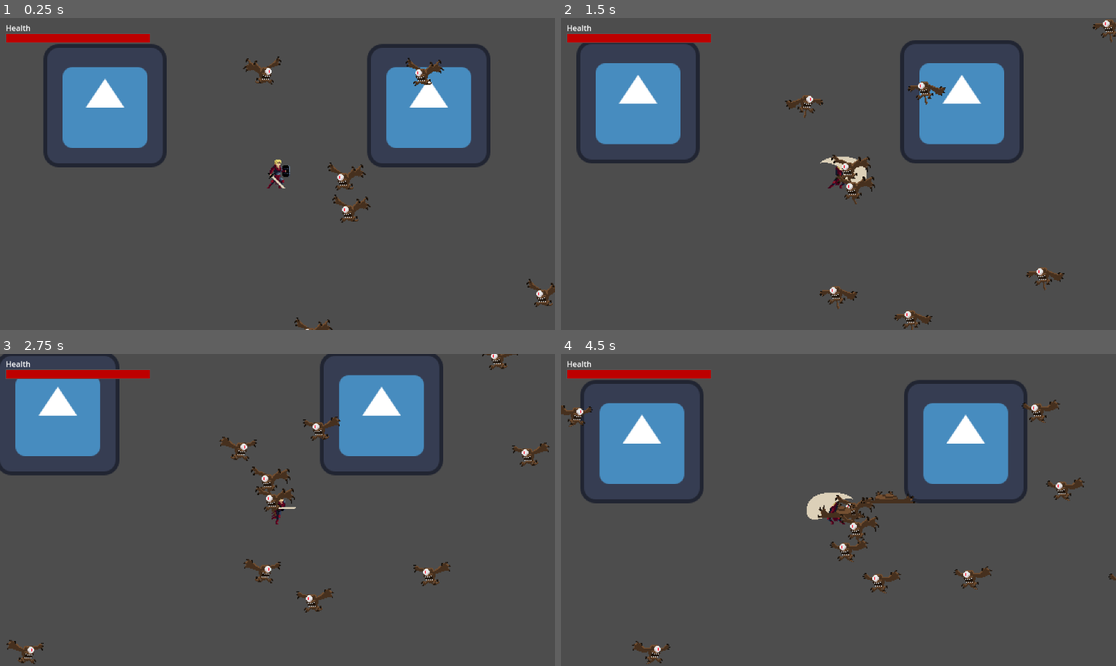
Above: before the commit, frames 1-4 (two rows, left to right).
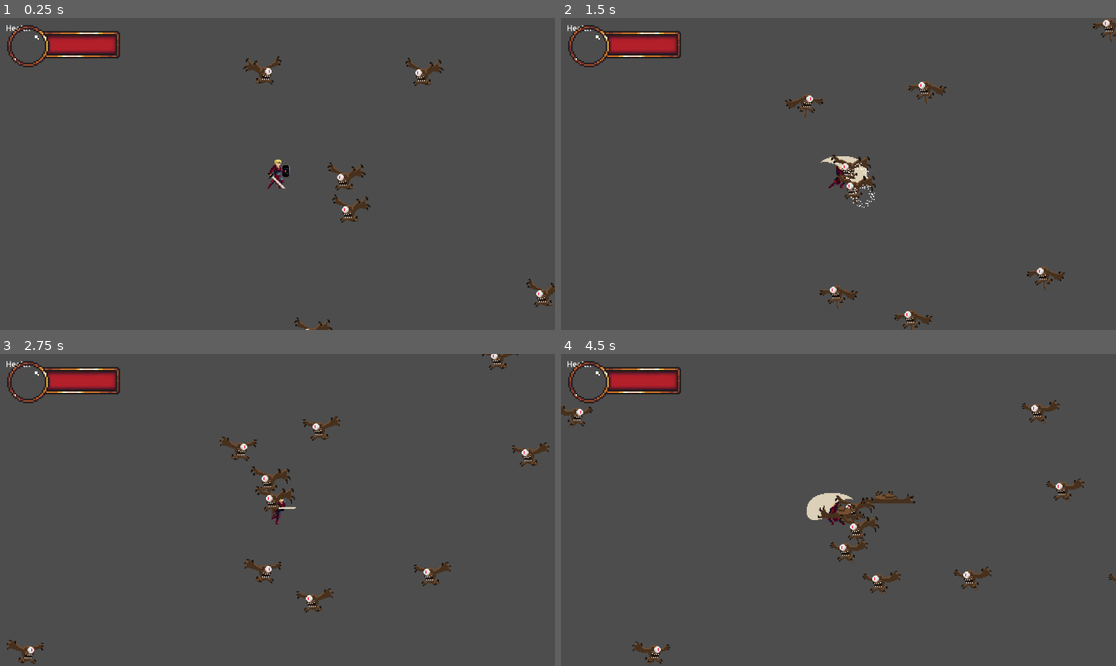
Above: after the commit, the same moments.

Repository: PolyBytes/Jame-Gam-39
Game: Godot game, scene res://Levels/Prototyping.tscn
Two runs of this game, one before a commit and one after it. Both use one fixed random seed, a clock stepped at 60 frames per second and the inputs below. The engine's default icon, where the game draws it, is replaced by a stand-in: a white triangle on a blue panel in a dark square.
Inputs (mouse positions are in pixels of both pictures, inside the frame that each line leads up to):
- Up to frame 1 (0.25 s): no input
- Up to frame 2 (1.5 s): move the mouse to (960, 158) at 0.52 s; hold D (move_right) 0.53-1.28 s; click (960, 158) at 0.6 s; move the mouse to (727, 189) at 1.27 s; hold S (move_down) from 1.28 s (still down); click (727, 189) at 1.35 s
- Up to frame 3 (2.75 s): move the mouse to (333, 441) at 2.02 s; release S (move_down) at 2.03 s; hold D (move_right) from 2.03 s (still down); click (333, 441) at 2.1 s
- Up to frame 4 (4.5 s): move the mouse to (810, 572) at 2.77 s; release D (move_right) at 2.78 s; hold W (move_up) 2.78-3.53 s; click (810, 572) at 2.85 s; move the mouse to (1005, 556) at 3.52 s; hold A (move_left) from 3.53 s (still down); click (1005, 556) at 3.6 s; move the mouse to (672, 463) at 4.27 s; click (672, 463) at 4.35 s

The runs differ from the first frame. In frame 1, 11% of the frame differs, in the area x 1-89%, y 2-48%; in frame 2, 12%; in frame 3, 11%; in frame 4, 12%, in the area x 0-100%, y 2-100%.

Commit message:
add: particles on attack and camera shake with little ui update

Diff:
--- a/Enemies/Flying-Eye/FlyingEye.tscn
+++ b/Enemies/Flying-Eye/FlyingEye.tscn
@@ -82,9 +82,37 @@
 "update": 1,
 "values": [16, 17, 18, 19]
 }
+tracks/1/type = "value"
+tracks/1/imported = false
+tracks/1/enabled = true
+tracks/1/path = NodePath("CPUParticles2D:emitting")
+tracks/1/interp = 1
+tracks/1/loop_wrap = true
+tracks/1/keys = {
+"times": PackedFloat32Array(0.1),
+"transitions": PackedFloat32Array(1),
+"update": 1,
+"values": [true]
+}
+
+[sub_resource type="Animation" id="Animation_jgs5y"]
+length = 0.001
+tracks/0/type = "value"
+tracks/0/imported = false
+tracks/0/enabled = true
+tracks/0/path = NodePath("CPUParticles2D:emitting")
+tracks/0/interp = 1
+tracks/0/loop_wrap = true
+tracks/0/keys = {
+"times": PackedFloat32Array(0),
+"transitions": PackedFloat32Array(1),
+"update": 1,
+"values": [false]
+}
 
 [sub_resource type="AnimationLibrary" id="AnimationLibrary_wdqqu"]
 _data = {
+"RESET": SubResource("Animation_jgs5y"),
 "attack": SubResource("Animation_o67j0"),
 "death": SubResource("Animation_7fpdq"),
 "idle": SubResource("Animation_2cqkv"),
@@ -136,8 +164,9 @@
 states/idle/node = SubResource("AnimationNodeAnimation_hwbct")
 states/idle/position = Vector2(507, 171)
 states/take_damage/node = SubResource("AnimationNodeAnimation_k6jgb")
-states/take_damage/position = Vector2(609, 269)
+states/take_damage/position = Vector2(608, 269)
 transitions = ["Start", "idle", SubResource("AnimationNodeStateMachineTransition_3165y"), "idle", "death", SubResource( …(516 unchanged characters)…
+graph_offset = Vector2(192, 131)
 
 [node name="FlyingEye" type="Area2D"]
 z_index = 4
@@ -161,6 +190,9 @@
 }
 
 [node name="AnimationTree" type="AnimationTree" parent="."]
+libraries = {
+"": SubResource("AnimationLibrary_wdqqu")
+}
 tree_root = SubResource("AnimationNodeStateMachine_6cvl2")
 anim_player = NodePath("../AnimationPlayer")
 
@@ -169,4 +201,15 @@
 one_shot = true
 autostart = true
 
+[node name="CPUParticles2D" type="CPUParticles2D" parent="."]
+emitting = false
+amount = 60
+one_shot = true
+speed_scale = 4.0
+explosiveness = 1.0
+spread = 180.0
+gravity = Vector2(0, 0)
+initial_velocity_min = 25.0
+initial_velocity_max = 50.0
+
 [connection signal="animation_finished" from="AnimationTree" to="." method="_on_animation_tree_animation_finished"]
--- a/Levels/Prototyping.tscn
+++ b/Levels/Prototyping.tscn
@@ -1,16 +1,7 @@
-[gd_scene load_steps=3 format=3 uid="uid://cdlauat43712e"]
+[gd_scene load_steps=2 format=3 uid="uid://cdlauat43712e"]
 
 [ext_resource type="PackedScene" uid="uid://wtvoou0ci41m" path="res://Player/Player.tscn" id="1_wjuan"]
-[ext_resource type="Texture2D" uid="uid://be4c7wpiyxvf1" path="res://icon.svg" id="2_7cvii"]
 
 [node name="Prototyping" type="Node2D"]
 
 [node name="Player" parent="." instance=ExtResource("1_wjuan")]
-
-[node name="Icon" type="Sprite2D" parent="."]
-position = Vector2(-179, -71)
-texture = ExtResource("2_7cvii")
-
-[node name="Icon2" type="Sprite2D" parent="."]
-position = Vector2(157, -71)
-texture = ExtResource("2_7cvii")
--- a/Player/HUD.gd
+++ b/Player/HUD.gd
@@ -1,9 +1,9 @@
 extends Control
 
-var health_bar_width: int
+var health_bar_percent: int
 
 func _ready():
-	health_bar_width = %HealthValue.size.x
+	health_bar_percent = %HealthValue.value
 
 func _on_player_health_changed(new_health, max_health):
-	%HealthValue.size.x = (new_health as float / max_health) * health_bar_width
+	%HealthValue.value = (new_health as float / max_health) * health_bar_percent
--- a/Player/HUD.tscn
+++ b/Player/HUD.tscn
@@ -1,6 +1,9 @@
-[gd_scene load_steps=2 format=3 uid="uid://b3kfblmkpt121"]
+[gd_scene load_steps=5 format=3 uid="uid://b3kfblmkpt121"]
 
 [ext_resource type="Script" path="res://Player/HUD.gd" id="1_u4wss"]
+[ext_resource type="Texture2D" uid="uid://ca5rfh2cl1ruc" path="res://Player/under.png" id="2_1kpxq"]
+[ext_resource type="Texture2D" uid="uid://coo4iejre0yc5" path="res://Player/over.png" id="3_msn6f"]
+[ext_resource type="Texture2D" uid="uid://vwegu1ily8iq" path="res://Player/progress.png" id="4_j63tp"]
 
 [node name="Hud" type="Control"]
 layout_mode = 3
@@ -18,28 +21,6 @@
 offset_right = 9.0
 offset_bottom = 9.0
 
-[node name="Background" type="ColorRect" parent="HealthBar"]
-layout_mode = 1
-anchors_preset = 15
-anchor_right = 1.0
-anchor_bottom = 1.0
-offset_left = 3.0
-offset_top = 23.0
-offset_right = 303.0
-offset_bottom = 43.0
-grow_horizontal = 2
-grow_vertical = 2
-color = Color(0.344076, 0.344076, 0.344076, 1)
-
-[node name="HealthValue" type="ColorRect" parent="HealthBar"]
-unique_name_in_owner = true
-layout_mode = 1
-offset_left = 4.0
-offset_top = 24.0
-offset_right = 302.0
-offset_bottom = 42.0
-color = Color(0.739789, 2.00946e-06, 5.77569e-07, 1)
-
 [node name="Label" type="Label" parent="HealthBar"]
 layout_mode = 0
 offset_left = 3.0
@@ -47,3 +28,14 @@
 offset_bottom = 23.0
 theme_override_font_sizes/font_size = 16
 text = "Health"
+
+[node name="HealthValue" type="TextureProgressBar" parent="HealthBar"]
+unique_name_in_owner = true
+layout_mode = 0
+offset_right = 40.0
+offset_bottom = 40.0
+scale = Vector2(3, 3)
+value = 100.0
+texture_under = ExtResource("2_1kpxq")
+texture_over = ExtResource("3_msn6f")
+texture_progress = ExtResource("4_j63tp")
--- a/Player/Player.gd
+++ b/Player/Player.gd
@@ -1,6 +1,14 @@
 class_name Player extends CharacterBody2D
 
 signal health_changed(new_health: int, max_health: int)
+
+@export var SHAKE_STRENGTH: float = 60.0
+@export var SHAKE_DECAY_RATE: float = 5.0
+
+@onready var camera = $Camera2D
+@onready var rand = RandomNumberGenerator.new()
+
+var shake_strength: float = 0.0
 
 const MAX_VELOCITY = 100.0
 const ACCELERATION = 1000.0
@@ -25,6 +33,19 @@
 	handle_animation_states()
 	handle_attacking()
 	move_and_slide()
+
+func _process(delta: float) -> void:
+	shake_strength = lerp(shake_strength, 0.0, SHAKE_DECAY_RATE * delta)
+	camera.offset = get_random_offset()
+
+func get_random_offset() -> Vector2:
+	return Vector2(
+		rand.randf_range(-shake_strength, shake_strength),
+		rand.randf_range(-shake_strength, shake_strength)
+	)
+
+func apply_shake() -> void:
+	shake_strength = SHAKE_STRENGTH
 
 func handle_input() -> Vector2:
 	var horizontal_direction: float = Input.get_axis("move_left", "move_right")
@@ -75,6 +96,7 @@
 
 	if Input.is_action_just_pressed("attack_primary"):
 		animation_state.travel("attack")
+		apply_shake()
 		return
 
 	if velocity.length() > 0:
--- a/Player/Player.tscn
+++ b/Player/Player.tscn
@@ -3,88 +3,6 @@
 [ext_resource type="Script" path="res://Player/Player.gd" id="1_ojtx6"]
 [ext_resource type="PackedScene" uid="uid://b3kfblmkpt121" path="res://Player/HUD.tscn" id="2_b6hyq"]
 [ext_resource type="Texture2D" uid="uid://d3k7sj3qdya0p" path="res://Player/Player-Sprite-Sheet.png" id="2_p5cep"]
-
-[sub_resource type="Animation" id="Animation_lhudw"]
-resource_name = "block"
-length = 0.7
-tracks/0/type = "value"
-tracks/0/imported = false
-tracks/0/enabled = true
-tracks/0/path = NodePath(".:frame")
-tracks/0/interp = 1
-tracks/0/loop_wrap = true
-tracks/0/keys = {
-"times": PackedFloat32Array(0, 0.1, 0.2, 0.3, 0.4, 0.5, 0.6),
-"transitions": PackedFloat32Array(1, 1, 1, 1, 1, 1, 1),
-"update": 1,
-"values": [60, 61, 62, 63, 64, 65, 66]
-}
-
-[sub_resource type="Animation" id="Animation_7d3rb"]
-resource_name = "death"
-length = 1.5
-tracks/0/type = "value"
-tracks/0/imported = false
-tracks/0/enabled = true
-tracks/0/path = NodePath(".:frame")
-tracks/0/interp = 1
-tracks/0/loop_wrap = true
-tracks/0/keys = {
-"times": PackedFloat32Array(0, 0.1, 0.2, 0.3, 0.4, 0.5, 0.6, 0.7, 0.8, 0.9, 1, 1.1, 1.2, 1.3, 1.4),
-"transitions": PackedFloat32Array(1, 1, 1, 1, 1, 1, 1, 1, 1, 1, 1, 1, 1, 1, 1),
-"update": 1,
-"values": [30, 31, 32, 33, 34, 35, 36, 37, 38, 39, 40, 41, 42, 43, 44]
-}
-
-[sub_resource type="Animation" id="Animation_uqhs0"]
-resource_name = "idle"
-length = 1.5
-loop_mode = 1
-tracks/0/type = "value"
-tracks/0/imported = false
-tracks/0/enabled = true
-tracks/0/path = NodePath(".:frame")
-tracks/0/interp = 1
-tracks/0/loop_wrap = true
-tracks/0/keys = {
-"times": PackedFloat32Array(0, 0.1, 0.2, 0.3, 0.4, 0.5, 0.6, 0.7, 0.8, 0.9, 1, 1.1, 1.2, 1.3, 1.4),
-"transitions": PackedFloat32Array(1, 1, 1, 1, 1, 1, 1, 1, 1, 1, 1, 1, 1, 1, 1),
-"update": 1,
-"values": [0, 1, 2, 3, 4, 5, 6, 7, 8, 9, 10, 11, 12, 13, 14]
-}
-
-[sub_resource type="Animation" id="Animation_hh18d"]
-resource_name = "roll"
-length = 1.5
-tracks/0/type = "value"
-tracks/0/imported = false
-tracks/0/enabled = true
-tracks/0/path = NodePath(".:frame")
-tracks/0/interp = 1
-tracks/0/loop_wrap = true
-tracks/0/keys = {
-"times": PackedFloat32Array(0, 0.1, 0.2, 0.3, 0.4, 0.5, 0.6, 0.7, 0.8, 0.9, 1, 1.1, 1.2, 1.3, 1.4),
-"transitions": PackedFloat32Array(1, 1, 1, 1, 1, 1, 1, 1, 1, 1, 1, 1, 1, 1, 1),
-"update": 1,
-"values": [45, 46, 47, 48, 49, 50, 51, 52, 53, 54, 55, 56, 57, 58, 59]
-}
-
-[sub_resource type="Animation" id="Animation_g5cwd"]
-resource_name = "run"
-length = 0.8
-loop_mode = 1
-tracks/0/type = "value"
-tracks/0/imported = false
-tracks/0/enabled = true
-tracks/0/path = NodePath(".:frame")
-tracks/0/interp = 1
-tracks/0/loop_wrap = true
-tracks/0/keys = {
-"times": PackedFloat32Array(0, 0.1, 0.2, 0.3, 0.4, 0.5, 0.6, 0.7),
-"transitions": PackedFloat32Array(1, 1, 1, 1, 1, 1, 1, 1),
-"update": 1,
-"values": [15, 16, 17, 18, 19, 20, 21, 22]
-}
 
 [sub_resource type="Animation" id="Animation_ndr3j"]
 resource_name = "attack"
@@ -112,6 +30,88 @@
 "transitions": PackedFloat32Array(1, 1),
 "update": 1,
 "values": [true, false]
+}
+
+[sub_resource type="Animation" id="Animation_lhudw"]
+resource_name = "block"
+length = 0.7
+tracks/0/type = "value"
+tracks/0/imported = false
+tracks/0/enabled = true
+tracks/0/path = NodePath(".:frame")
+tracks/0/interp = 1
+tracks/0/loop_wrap = true
+tracks/0/keys = {
+"times": PackedFloat32Array(0, 0.1, 0.2, 0.3, 0.4, 0.5, 0.6),
+"transitions": PackedFloat32Array(1, 1, 1, 1, 1, 1, 1),
+"update": 1,
+"values": [60, 61, 62, 63, 64, 65, 66]
+}
+
+[sub_resource type="Animation" id="Animation_7d3rb"]
+resource_name = "death"
+length = 1.5
+tracks/0/type = "value"
+tracks/0/imported = false
+tracks/0/enabled = true
+tracks/0/path = NodePath(".:frame")
+tracks/0/interp = 1
+tracks/0/loop_wrap = true
+tracks/0/keys = {
+"times": PackedFloat32Array(0, 0.1, 0.2, 0.3, 0.4, 0.5, 0.6, 0.7, 0.8, 0.9, 1, 1.1, 1.2, 1.3, 1.4),
+"transitions": PackedFloat32Array(1, 1, 1, 1, 1, 1, 1, 1, 1, 1, 1, 1, 1, 1, 1),
+"update": 1,
+"values": [30, 31, 32, 33, 34, 35, 36, 37, 38, 39, 40, 41, 42, 43, 44]
+}
+
+[sub_resource type="Animation" id="Animation_uqhs0"]
+resource_name = "idle"
+length = 1.5
+loop_mode = 1
+tracks/0/type = "value"
+tracks/0/imported = false
+tracks/0/enabled = true
+tracks/0/path = NodePath(".:frame")
+tracks/0/interp = 1
+tracks/0/loop_wrap = true
+tracks/0/keys = {
+"times": PackedFloat32Array(0, 0.1, 0.2, 0.3, 0.4, 0.5, 0.6, 0.7, 0.8, 0.9, 1, 1.1, 1.2, 1.3, 1.4),
+"transitions": PackedFloat32Array(1, 1, 1, 1, 1, 1, 1, 1, 1, 1, 1, 1, 1, 1, 1),
+"update": 1,
+"values": [0, 1, 2, 3, 4, 5, 6, 7, 8, 9, 10, 11, 12, 13, 14]
+}
+
+[sub_resource type="Animation" id="Animation_hh18d"]
+resource_name = "roll"
+length = 1.5
+tracks/0/type = "value"
+tracks/0/imported = false
+tracks/0/enabled = true
+tracks/0/path = NodePath(".:frame")
+tracks/0/interp = 1
+tracks/0/loop_wrap = true
+tracks/0/keys = {
+"times": PackedFloat32Array(0, 0.1, 0.2, 0.3, 0.4, 0.5, 0.6, 0.7, 0.8, 0.9, 1, 1.1, 1.2, 1.3, 1.4),
+"transitions": PackedFloat32Array(1, 1, 1, 1, 1, 1, 1, 1, 1, 1, 1, 1, 1, 1, 1),
+"update": 1,
+"values": [45, 46, 47, 48, 49, 50, 51, 52, 53, 54, 55, 56, 57, 58, 59]
+}
+
+[sub_resource type="Animation" id="Animation_g5cwd"]
+resource_name = "run"
+length = 0.8
+loop_mode = 1
+tracks/0/type = "value"
+tracks/0/imported = false
+tracks/0/enabled = true
+tracks/0/path = NodePath(".:frame")
+tracks/0/interp = 1
+tracks/0/loop_wrap = true
+tracks/0/keys = {
+"times": PackedFloat32Array(0, 0.1, 0.2, 0.3, 0.4, 0.5, 0.6, 0.7),
+"transitions": PackedFloat32Array(1, 1, 1, 1, 1, 1, 1, 1),
+"update": 1,
+"values": [15, 16, 17, 18, 19, 20, 21, 22]
 }
 
 [sub_resource type="AnimationLibrary" id="AnimationLibrary_f48eo"]
@@ -198,13 +198,14 @@
 [node name="Player" type="CharacterBody2D" groups=["player"]]
 z_index = 1
 script = ExtResource("1_ojtx6")
+SHAKE_STRENGTH = 1.0
 
 [node name="Sprite2D" type="Sprite2D" parent="."]
 position = Vector2(-2, 3)
 texture = ExtResource("2_p5cep")
 hframes = 15
 vframes = 6
-frame = 76
+frame = 2
 metadata/_edit_lock_ = true
 
 [node name="AnimationPlayer" type="AnimationPlayer" parent="."]
@@ -215,6 +216,9 @@
 
 [node name="AnimationTree" type="AnimationTree" parent="."]
 root_node = NodePath("../Sprite2D")
+libraries = {
+"": SubResource("AnimationLibrary_f48eo")
+}
 tree_root = SubResource("AnimationNodeStateMachine_noype")
 anim_player = NodePath("../AnimationPlayer")
 
Not shown: 1 places in Enemies/Flying-Eye/FlyingEye.tscn that only renumber resources
Binary file added: Player/over.png
Not shown, added: Player/over.png.import
Binary file added: Player/particle.png
Not shown, added: Player/particle.png.import
Binary file added: Player/progress.png
Not shown, added: Player/progress.png.import
Binary file added: Player/under.png
Not shown, added: Player/under.png.import
